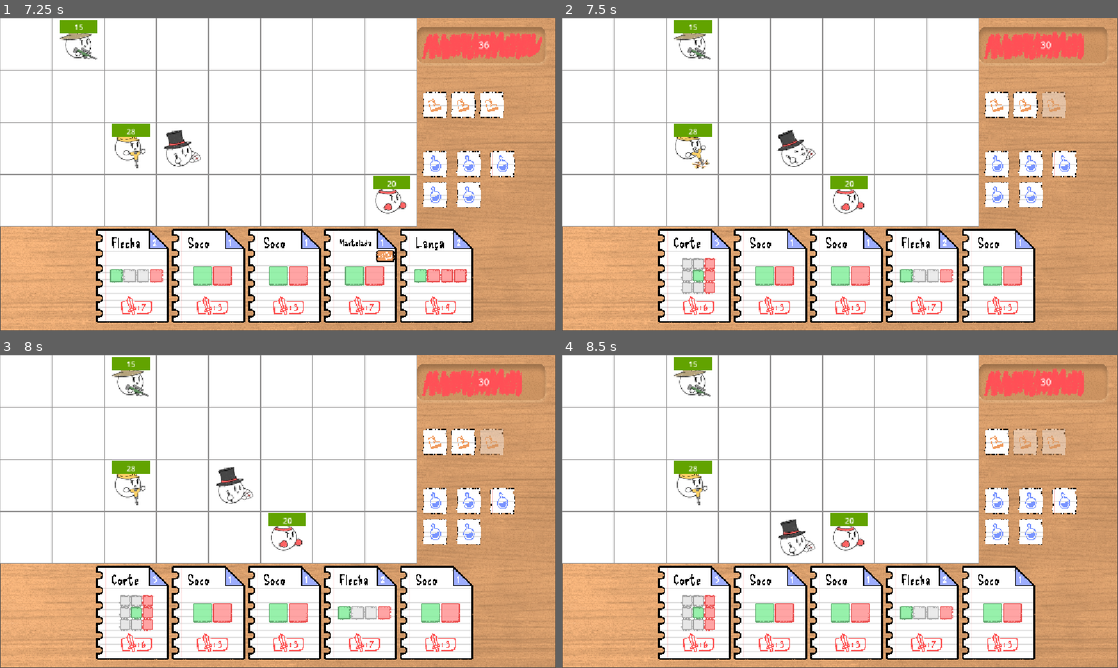
Above: before the commit, frames 1-4 (two rows, left to right).
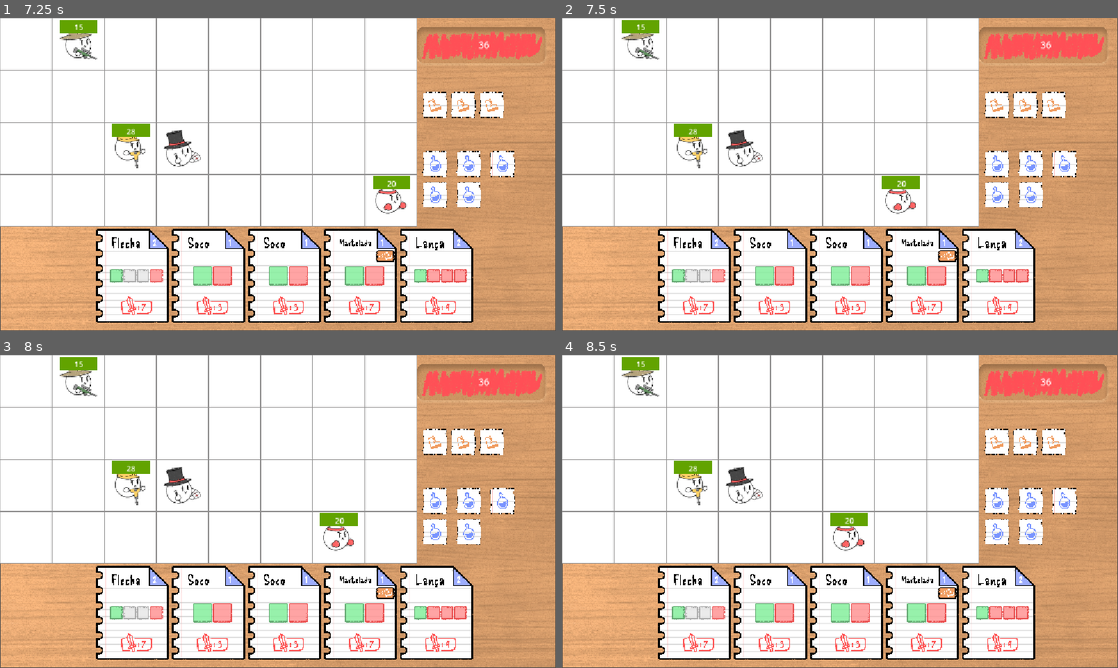
Above: after the commit, the same moments.

Repository: Gabico-Freitas/Grid-Card-Battle
Game: Godot game, scene res://UI/menu_screen.tscn
Same seed, same stepped clock (60 frames per second), same inputs: the game is played once before the commit and once after it.
Inputs (mouse positions are in pixels of both pictures, inside the frame that each line leads up to):
- Up to frame 1 (7.25 s): click "CONTROLES" at 0.5 s; click "FECHAR JOGO" at 1.25 s; click "VOLTAR" at 2 s; click "JOGAR" at 2.75 s; click (133, 274) at 3.5 s; click (211, 274) at 4.25 s; click (283, 274) at 5 s; click (361, 274) at 5.75 s; click (439, 274) at 6.5 s
- Up to frame 2 (7.5 s): tap Enter (EndPlayerTurn) at 7.25 s; move the mouse to (962, 158) at 7.27 s; hold Right (Right) from 7.28 s (still down); hold S (AimDown) from 7.28 s (still down)
- Up to frame 3 (8 s): keep holding Right (Right); keep holding S (AimDown)
- Up to frame 4 (8.5 s): move the mouse to (728, 527) at 8.02 s; release Right (Right) at 8.03 s; release S (AimDown) at 8.03 s; hold Down (Down) from 8.03 s (still down); tap A (AimLeft) at 8.1 s

Frame 1 is identical in both runs. In frame 2, 5.2% of the frame differs, in the area x 10-98%, y 0-94%; in frame 3, 4.9%; in frame 4, 4.4%.

Commit message:
turn-by-turn enemy animation

Diff:
--- a/sketchbound/scripts/battle.gd
+++ b/sketchbound/scripts/battle.gd
@@ -25,7 +25,9 @@
 
 	if enemies.is_empty(): get_tree().change_scene_to_file("res://UI/win_screen.tscn")
 
-	for e in enemies: e.do_turn()
+	for e in enemies:
+		e.new_turn_refresh()
+		while(!e.do_move()): await get_tree().create_timer(1.0).timeout
 
 	if player.is_dead(): get_tree().change_scene_to_file("res://UI/game_over.tscn")
 	player.new_turn_refresh()
--- a/sketchbound/scripts/enemy.gd
+++ b/sketchbound/scripts/enemy.gd
@@ -3,4 +3,5 @@
 class_name Enemy
 
 @abstract
-func do_turn() -> void
+func do_move() -> bool
+# return whether or not the enemy has finished its turn
--- a/sketchbound/scripts/entity.gd
+++ b/sketchbound/scripts/entity.gd
@@ -14,6 +14,9 @@
 func _process(_delta: float) -> void:
 	position = grid.get_entity_world_coordinates(self)
 
+@abstract
+func new_turn_refresh() -> void
+
 func take_damage(dmg:int) -> void:
 	hp -= dmg
 	sprite.play("hurt")
--- a/sketchbound/scripts/melee_enemy.gd
+++ b/sketchbound/scripts/melee_enemy.gd
@@ -3,6 +3,8 @@
 
 @onready var health_bar = $HealthBar
 var move_points : int
+var path : Array[Vector2i]
+var has_attacked : bool
 
 func _ready() -> void:
 	hp = 20
@@ -10,17 +12,24 @@
 	sprite = $AnimatedSprite2D
 	sprite.animation_finished.connect(_on_animation_finished)
 
-func do_turn() -> void:
+func new_turn_refresh() -> void:
 	move_points = 2
-	var path = grid.path_to_player(self)
+	path = grid.path_to_player(self)
+	has_attacked = false
 
-	if _try_attack(): return
-	while(move_points > 0):
-		if path.is_empty(): return
-		var next_cell = path.pop_front()
-		grid.set_entity_pos(self, next_cell)
-		move_points -= 1
-		if _try_attack(): return
+func do_move() -> bool:
+	if has_attacked: return true
+	if _try_attack():
+		has_attacked = true
+		return false
+	if move_points<=0: return true
+
+	if path.is_empty(): return true
+	var next_cell = path.pop_front()
+	grid.set_entity_pos(self, next_cell)
+	move_points -= 1
+
+	return false
 
 func _try_attack() -> bool:
 	for i in range(-1, 2):
--- a/sketchbound/scripts/ranged_enemy.gd
+++ b/sketchbound/scripts/ranged_enemy.gd
@@ -2,6 +2,8 @@
 
 @onready var health_bar = $HealthBar
 var move_points : int
+var path : Array[Vector2i]
+var has_attacked : bool
 
 func _ready() -> void:
 	hp = 15
@@ -9,17 +11,24 @@
 	sprite = $AnimatedSprite2D
 	sprite.animation_finished.connect(_on_animation_finished)
 
-func do_turn() -> void:
+func new_turn_refresh() -> void:
 	move_points = 1
-	var path = grid.path_to_player(self)
+	path = grid.path_to_player(self)
+	has_attacked = false
 
-	if _try_attack(): return
-	while(move_points > 0):
-		if path.is_empty(): return
-		var next_cell = path.pop_front()
-		grid.set_entity_pos(self, next_cell)
-		move_points -= 1
-		if _try_attack(): return
+func do_move() -> bool:
+	if has_attacked: return true
+	if _try_attack():
+		has_attacked = true
+		return false
+	if move_points<=0: return true
+
+	if path.is_empty(): return true
+	var next_cell = path.pop_front()
+	grid.set_entity_pos(self, next_cell)
+	move_points -= 1
+
+	return false
 
 func _try_attack() -> bool:
 	for i in range(-3, 4):
--- a/sketchbound/scripts/smasher_enemy.gd
+++ b/sketchbound/scripts/smasher_enemy.gd
@@ -2,6 +2,8 @@
 
 @onready var health_bar = $HealthBar
 var move_points : int
+var path : Array[Vector2i]
+var has_attacked : bool
 
 func _ready() -> void:
 	hp = 28
@@ -9,17 +11,24 @@
 	sprite = $AnimatedSprite2D
 	sprite.animation_finished.connect(_on_animation_finished)
 
-func do_turn() -> void:
+func new_turn_refresh() -> void:
 	move_points = 1
-	var path = grid.path_to_player(self)
+	path = grid.path_to_player(self)
+	has_attacked = false
 
-	if _try_attack(): return
-	while(move_points > 0):
-		if path.is_empty(): return
-		var next_cell = path.pop_front()
-		grid.set_entity_pos(self, next_cell)
-		move_points -= 1
-		if _try_attack(): return
+func do_move() -> bool:
+	if has_attacked: return true
+	if _try_attack():
+		has_attacked = true
+		return false
+	if move_points<=0: return true
+
+	if path.is_empty(): return true
+	var next_cell = path.pop_front()
+	grid.set_entity_pos(self, next_cell)
+	move_points -= 1
+
+	return false
 
 # Pega a posição do player, verifica se ele está ao redor do esmagador,
 # somando com um vetor para cada posição possivel
Not shown, added: sketchbound/scripts/new_card.gd.uid
